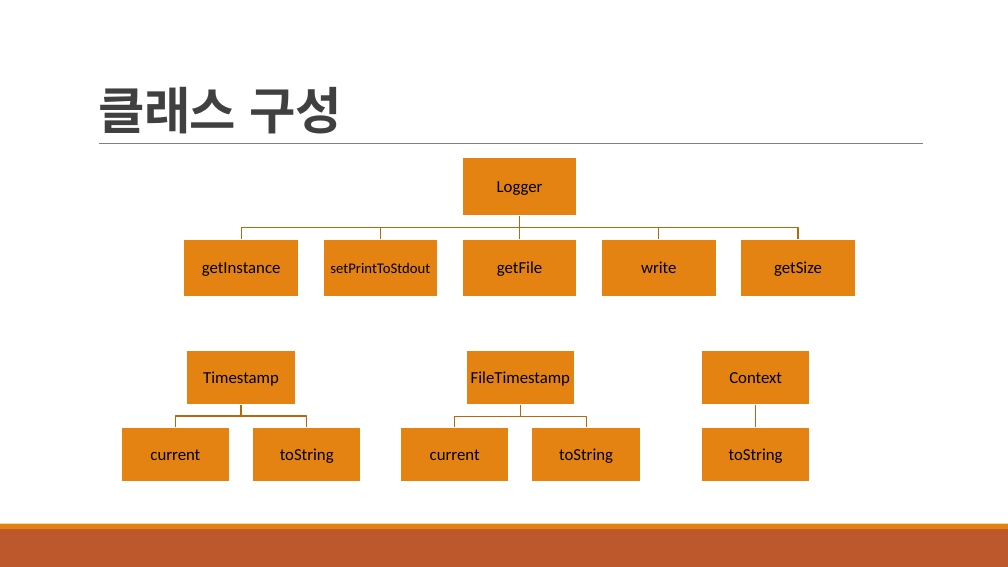
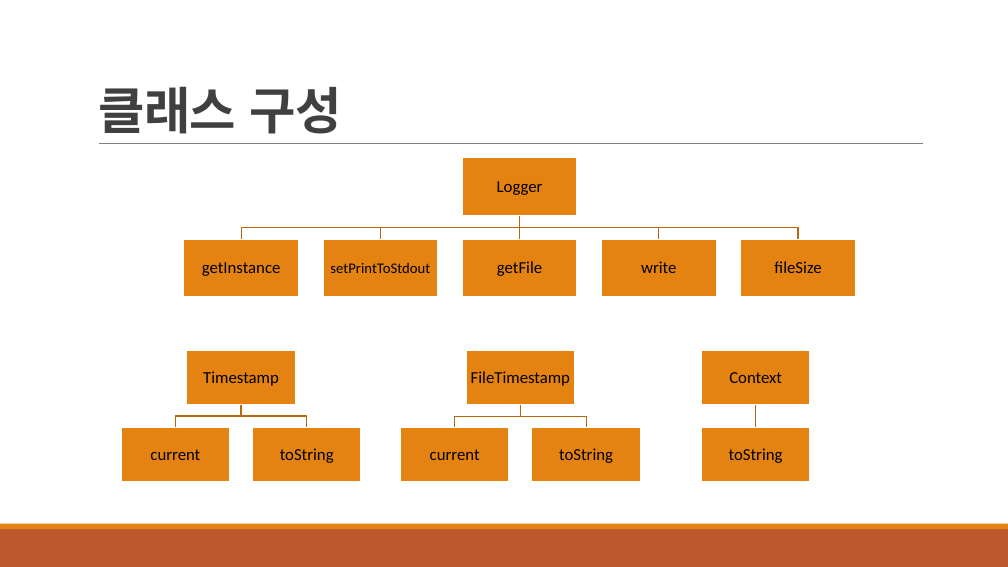
Before and after one commit to tjjeon/tjjeon1019, a slide deck: slide 10 of 전태준_C++프로젝트(201022).pptx. Drawn at 1008x567 pixels with LibreOffice and Linux fonts; fonts in the diff are those of the drawing. Boxes give left, top, right and bottom in pixels: in the first picture for what was removed or moved away, otherwise in the second. Text is boxed around its words. In the diff, an @@ line names an element or a change of style, - is before the commit and + after.

```diff
--- a/전태준_C++프로젝트(201022).pptx
+++ b/전태준_C++프로젝트(201022).pptx
@@ text at box(774, 261, 821, 273): text changed @@
-getSize
+fileSize
```
Also in this commit, not shown: 1 other slide changed.
